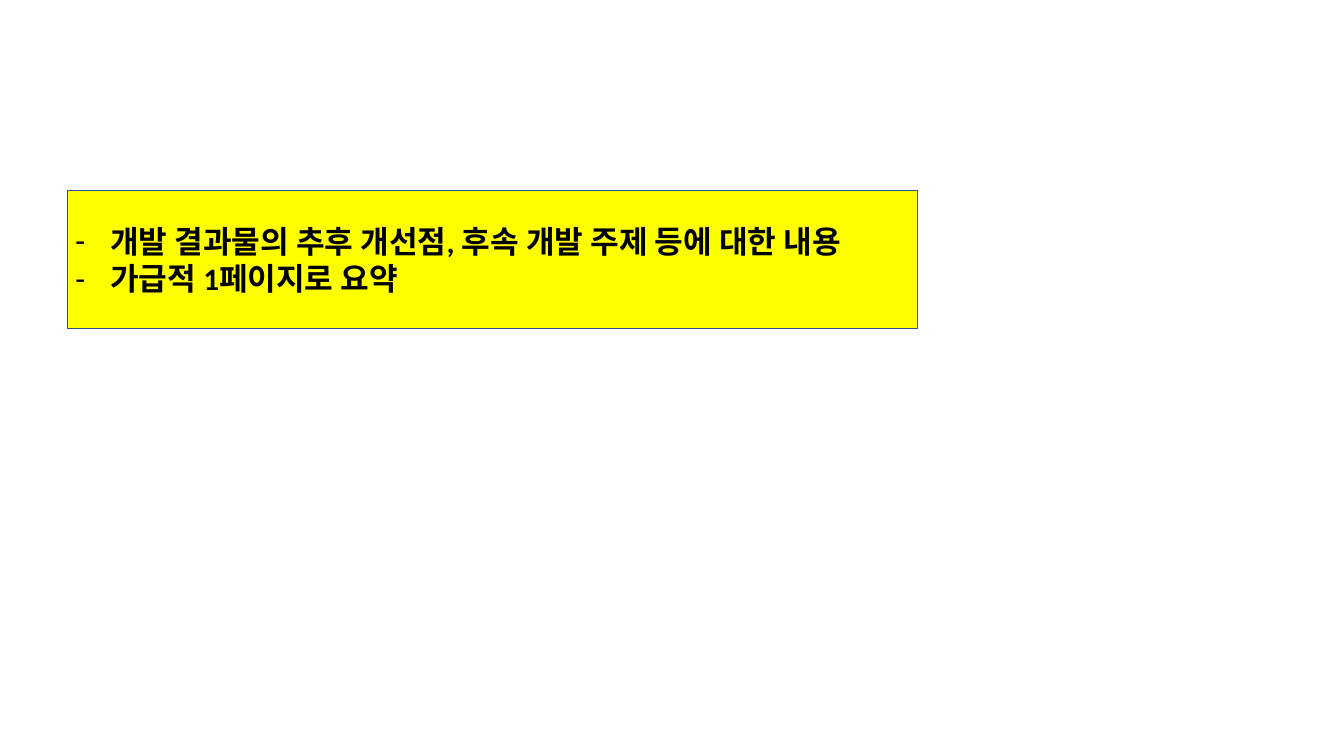
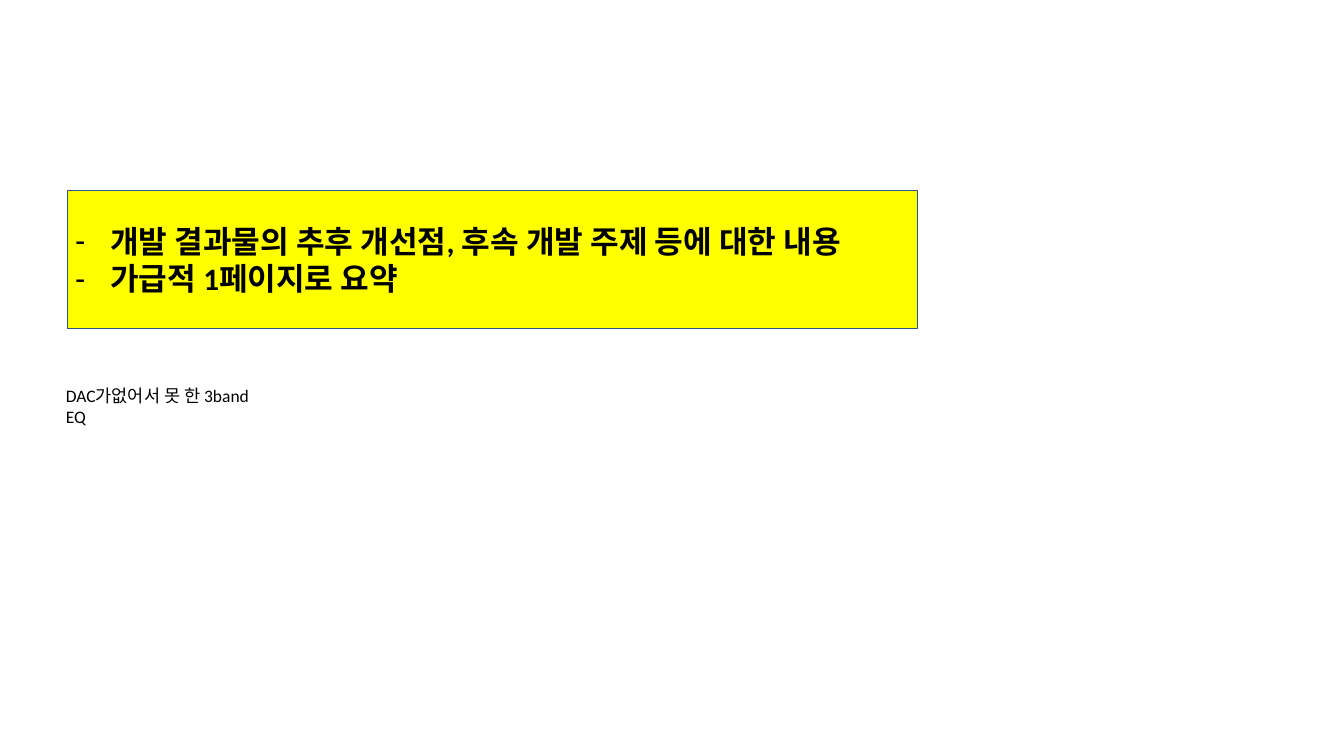
Before and after one commit to DawoonJang/custom_rtos_stm32f103, a slide deck: slide 12 of report/LG_부트캠프_08기_C반_결과보고서(1팀).pptx (slide 7 before the commit). Drawn at 1344x756 pixels with LibreOffice and Linux fonts; fonts in the diff are those of the drawing; background and template pictures are left out. Boxes give left, top, right and bottom in pixels: in the first picture for what was removed or moved away, otherwise in the second. Text is boxed around its words. In the diff, an @@ line names an element or a change of style, - is before the commit and + after.

```diff
--- a/report/LG_부트캠프_08기_C반_결과보고서(1팀).pptx
+++ b/report/LG_부트캠프_08기_C반_결과보고서(1팀).pptx
@@ text added at (x1=66, y1=387, x2=249, y2=426), 18 pt, text #000000 @@
+DAC가없어서 못 한 3band EQ
```
Also in this commit, not shown: 4 other slides changed, 5 slides added.
